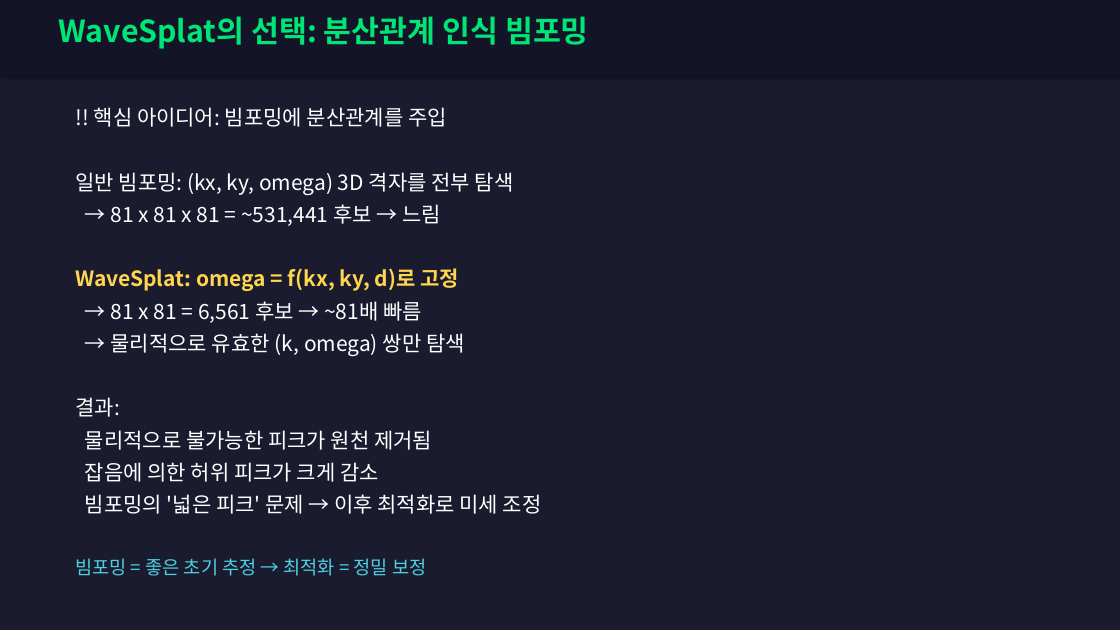
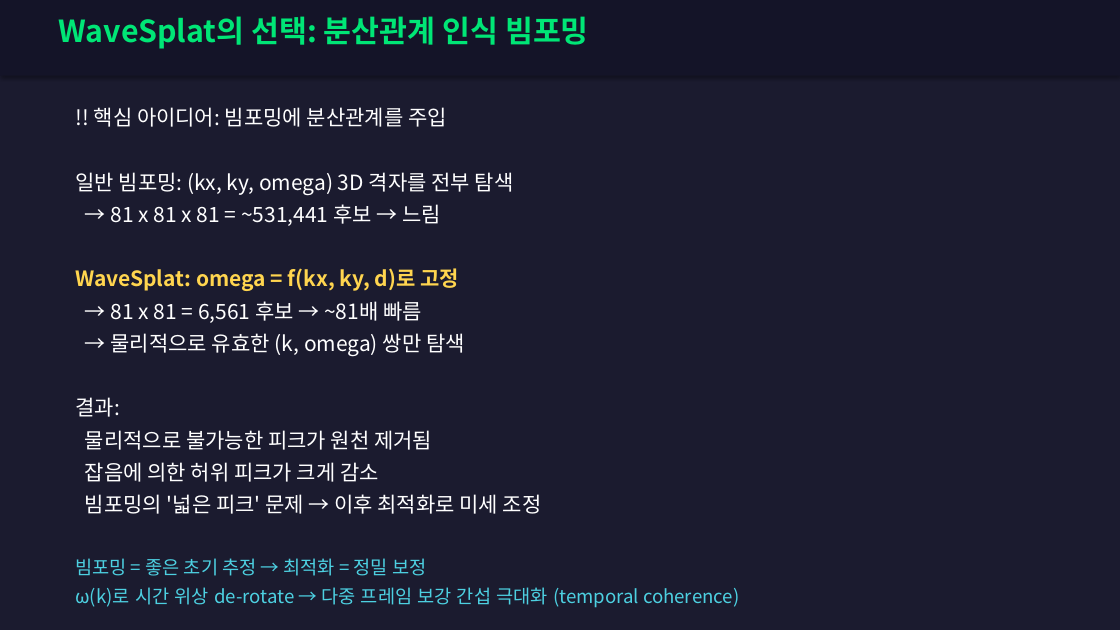
Before and after one commit to SAEYONGPARK94/wavesplat, a slide deck: slide 46 of wavesplat/docs/WaveSplat_Algorithm_Guide.pptx. Drawn at 1120x630 pixels with LibreOffice and Linux fonts; fonts in the diff are those of the drawing. Boxes give left, top, right and bottom in pixels: in the first picture for what was removed or moved away, otherwise in the second. Text is boxed around its words. In the diff, an @@ line names an element or a change of style, - is before the commit and + after.

```diff
--- a/wavesplat/docs/WaveSplat_Algorithm_Guide.pptx
+++ b/wavesplat/docs/WaveSplat_Algorithm_Guide.pptx
@@ text at (75,587,739,608): paragraph added @@
+ω(k)로 시간 위상 de-rotate → 다중 프레임 보강 간섭 극대화 (temporal coherence)
```
Also in this commit, not shown: 6 other slides changed, 1 other file.
